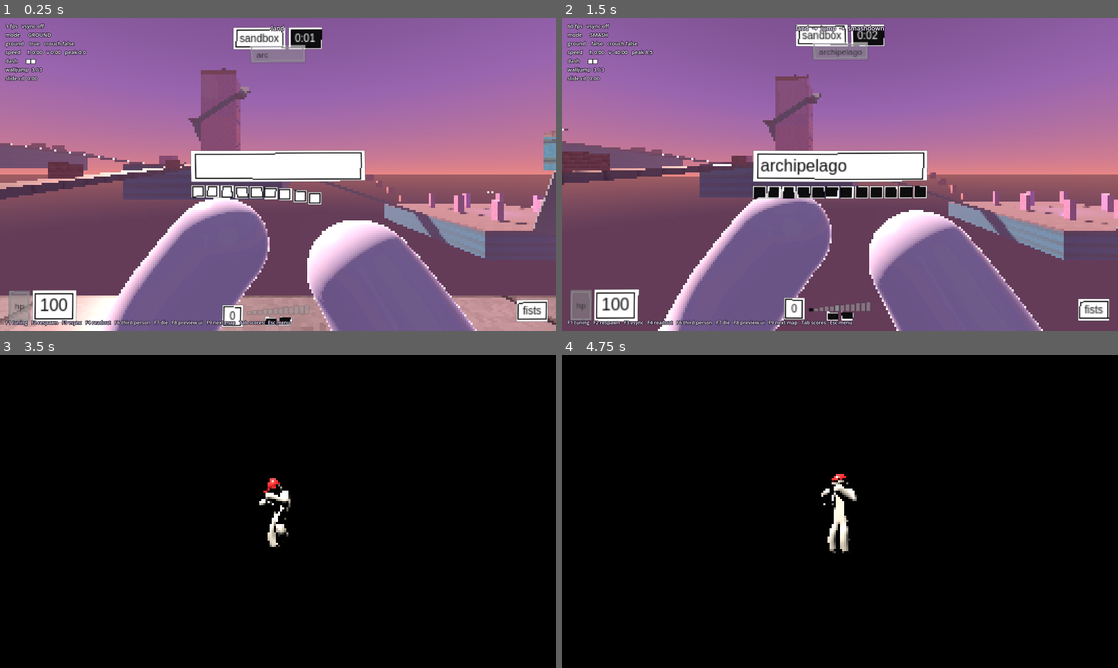
Above: before the commit, frames 1-4 (two rows, left to right).
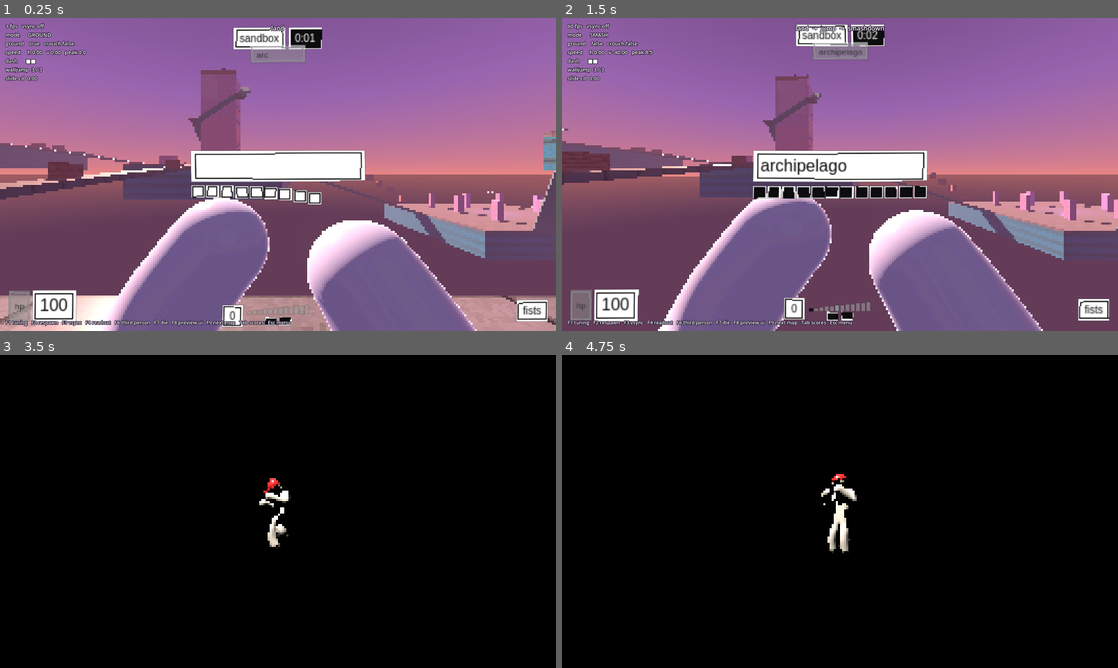
Above: after the commit, the same moments.

Repository: shrimpsooup2/xpl
Game: Godot game, scene res://scenes/maps/archipelago.tscn
The game is run twice, just before and just after one commit, with the same random seed, the same clock (stepped at 60 frames per second) and the same inputs. This scene is started directly instead of the project's main scene.
Inputs (mouse positions are in pixels of both pictures, inside the frame that each line leads up to):
- Up to frame 1 (0.25 s): no input
- Up to frame 2 (1.5 s): tap Enter at 0.5 s; move the mouse to (867, 174) at 0.52 s; hold Right mouse button (alt_fire) 0.53-1.28 s; hold W (move_forward) from 0.53 s (still down); click (867, 174) at 0.67 s; tap Space (jump) at 0.77 s; move the mouse to (812, 174) at 1.27 s; tap Ctrl (crouch) at 1.35 s
- Up to frame 3 (3.5 s): keep holding W (move_forward); tap Space (jump) at 1.52, 3.02 s; move the mouse to (289, 505) at 2.02 s; hold Shift (dash) 2.03-2.78 s; move the mouse to (272, 517) at 2.77 s; click (272, 517) at 2.85 s
- Up to frame 4 (4.75 s): keep holding W (move_forward); move the mouse to (878, 514) at 3.52 s; hold E (interact) 3.53-4.28 s; tap Space (jump) at 3.77, 4.52 s; tap Escape (ui_cancel) at 4.15 s; move the mouse to (795, 508) at 4.27 s; tap Tab (scoreboard) at 4.35 s

The runs differ from the first frame. In frame 1, 0.1% of the frame differs, in the area x 7-95%, y 23-72%; in frame 2, 0.1%, in the area x 1-99%, y 24-72%; in frame 3, less than 0.1%; in frame 4, less than 0.1%.

Commit message:
Graphics settings to trade looks for speed
The video tab gets a quality preset (low / medium / high, or custom) and
each setting on its own: shadows (off / low / high), extra lamps, detail,
effects and bloom. Graphics applies them to the loaded level (every level
does as it loads) and they're saved with the other settings.

Also: Settings.reload() never ran. The name reached the script's built-in
Script.reload() instead, which only looked like a reset because it
recompiled the script; it's Settings.forget() now.

Co-Authored-By: Claude Opus 5.5 <noreply@anthropic.com>
Claude-Session: https://claude.ai/code/session_01Tj9HxZHYVTVMQ6X4MXNMBu

Diff:
--- a/src/ui/game_ui.gd
+++ b/src/ui/game_ui.gd
@@ -43,6 +43,8 @@
 
 
 func _ready() -> void:
+	# The graphics settings, on this level (once it's all in).
+	Graphics.apply.call_deferred(get_tree(), get_parent())
 	var sharp := CanvasLayer.new()
 	sharp.name = "CrosshairLayer"
 	sharp.layer = 3
--- a/src/ui/settings.gd
+++ b/src/ui/settings.gd
@@ -2,7 +2,8 @@
 extends RefCounted
 ## Your settings, kept between sessions in user://settings.cfg: the view
 ## (ViewSettings: mouse, camera, look), the window, vsync, the frame cap,
-## the volume, and your keys. Only what you've changed from the defaults is
+## the graphics (Graphics: shadows, lamps, detail, effects, bloom), the
+## volume, and your keys. Only what you've changed from the defaults is
 ## saved, so a default tuned later still reaches you. The settings page
 ## (SettingsMenu) and the F1 tuning panel both edit it.
 
@@ -77,6 +78,9 @@
 	if cfg.has_section_key("display", "fps_cap"):
 		set_fps_cap(int(cfg.get_value("display", "fps_cap")), false)
 	set_volume(float(cfg.get_value("audio", "volume", 1.0)), false)
+	Graphics.shadows = clampi(int(cfg.get_value("graphics", "shadows", Graphics.Shadows.HIGH)), 0, Graphics.Shadows.HIGH) as Graphics.Shadows
+	for key: String in GRAPHICS_TOGGLES:
+		Graphics.set_toggle(key, cfg.get_value("graphics", key, true) == true)
 	for action: StringName in ACTIONS:
 		if cfg.has_section_key("keys", action):
 			var events: Array[InputEvent] = []
@@ -89,10 +93,11 @@
 
 ## Forgets what's been read and applied (tests, after pointing `path`
 ## somewhere else).
-static func reload() -> void:
+static func forget() -> void:
 	_view = null
 	_applied = false
 	_volume = 1.0
+	set_graphics_preset("high", false)
 
 
 # --- View -------------------------------------------------------------------------
@@ -187,6 +192,50 @@
 	AudioServer.set_bus_mute(0, _volume <= 0.0)
 	if save:
 		_save_value("audio", "volume", _volume)
+
+
+# --- Graphics ---------------------------------------------------------------------
+
+## The on/off graphics settings, by their names in Graphics.
+const GRAPHICS_TOGGLES := ["extra_lamps", "detail", "effects", "bloom"]
+
+
+static func set_shadows(quality: Graphics.Shadows, save := true) -> void:
+	Graphics.shadows = clampi(quality, 0, Graphics.Shadows.HIGH) as Graphics.Shadows
+	_graphics_changed()
+	if save:
+		_save_value("graphics", "shadows", int(Graphics.shadows))
+
+
+## One of GRAPHICS_TOGGLES on or off.
+static func set_graphics(key: String, on: bool, save := true) -> void:
+	if not key in GRAPHICS_TOGGLES:
+		return
+	Graphics.set_toggle(key, on)
+	_graphics_changed()
+	if save:
+		_save_value("graphics", key, on)
+
+
+## Every graphics setting at once, from Graphics.PRESETS.
+static func set_graphics_preset(name: String, save := true) -> void:
+	var p: Array = Graphics.PRESETS.get(name, Graphics.PRESETS.high)
+	Graphics.shadows = p[0]
+	for i in GRAPHICS_TOGGLES.size():
+		Graphics.set_toggle(GRAPHICS_TOGGLES[i], p[i + 1])
+	_graphics_changed()
+	if save:
+		var cfg := _load()
+		cfg.set_value("graphics", "shadows", int(Graphics.shadows))
+		for key: String in GRAPHICS_TOGGLES:
+			cfg.set_value("graphics", key, Graphics.toggle(key))
+		cfg.save(path)
+
+
+static func _graphics_changed() -> void:
+	var tree := Engine.get_main_loop() as SceneTree
+	if tree:
+		Graphics.apply(tree)
 
 
 # --- Keys -------------------------------------------------------------------------
--- a/src/ui/settings_menu.gd
+++ b/src/ui/settings_menu.gd
@@ -20,6 +20,9 @@
 ## The 3D picture's height in pixels (0: the screen's own), and colours.
 const PIXELS := [180, 240, 270, 360, 480, 540, 720, 0]
 const COLOURS := [0, 64, 32, 16, 8]
+## The graphics presets (Graphics.PRESETS), and "custom" for a mix.
+const QUALITY := ["low", "medium", "high", "custom"]
+const SHADOW_NAMES := ["off", "low", "high"]
 ## The settings each tab's *defaults* puts back.
 const CONTROL_KEYS := ["sensitivity", "aim_sensitivity", "invert_y", "toggle_aim"]
 const VIDEO_KEYS := ["pixel_height", "color_levels"]
@@ -151,6 +154,7 @@
 			Settings.set_vsync(true)
 			Settings.set_fps_cap(0)
 			Settings.reset_view(VIDEO_KEYS)
+			Settings.set_graphics_preset("high")
 		"camera":
 			Settings.reset_view(CAMERA_KEYS)
 		_:
@@ -203,17 +207,37 @@
 	var fps_names: Array = Settings.FPS_CAPS.map(func(f: int) -> String: return "no cap" if f == 0 else str(f))
 	var pixel_names: Array = PIXELS.map(func(p: int) -> String: return "screen" if p == 0 else "%dp" % p)
 	var colour_names: Array = COLOURS.map(func(c: int) -> String: return "full" if c == 0 else "%d levels" % c)
+	var preset := Graphics.preset()
 	return _columns([
 		_row("window", _choice(WINDOW_NAMES, Settings.window_mode(), Settings.set_window_mode)),
 		_row("vsync", _choice(["off", "on"], 1 if Settings.vsync() else 0, func(i: int) -> void: Settings.set_vsync(i == 1))),
 		_row("frame cap", _choice(fps_names, maxi(Settings.FPS_CAPS.find(Settings.fps_cap()), 0),
 				func(i: int) -> void: Settings.set_fps_cap(Settings.FPS_CAPS[i]))),
-	], [
 		_row("pixels", _choice(pixel_names, maxi(PIXELS.find(view.pixel_height), 0),
 				func(i: int) -> void: _set_view("pixel_height", PIXELS[i]))),
 		_row("colours", _choice(colour_names, maxi(COLOURS.find(view.color_levels), 0),
 				func(i: int) -> void: _set_view("color_levels", COLOURS[i]))),
+	], [
+		# Quicker or prettier: a preset for them all, then each on its own.
+		_row("quality", _choice(QUALITY, QUALITY.find(preset) if preset != "" else QUALITY.size() - 1, func(i: int) -> void:
+			if QUALITY[i] != "custom":
+				Settings.set_graphics_preset(QUALITY[i])
+				show_tab(tab))),
+		_row("shadows", _choice(SHADOW_NAMES, Graphics.shadows, func(i: int) -> void:
+			Settings.set_shadows(i as Graphics.Shadows)
+			show_tab(tab))),
+		_row("extra lamps", _graphics_toggle("extra_lamps")),
+		_row("detail", _graphics_toggle("detail")),
+		_row("effects", _graphics_toggle("effects")),
+		_row("bloom", _graphics_toggle("bloom")),
 	])
+
+
+## [<] off/on [>] for one of the graphics settings (Graphics).
+func _graphics_toggle(key: String) -> HBoxContainer:
+	return _choice(["off", "on"], 1 if Graphics.toggle(key) else 0, func(i: int) -> void:
+		Settings.set_graphics(key, i == 1)
+		show_tab(tab))
 
 
 func _camera() -> Control:
--- /dev/null
+++ b/src/world/graphics.gd
@@ -0,0 +1,116 @@
+class_name Graphics
+extends RefCounted
+## The settings that trade looks for speed (the settings page's video tab,
+## saved by Settings): shadow quality, the extra lamps, small detail, moving
+## effects, and bloom. apply() puts them into effect on the level that's
+## loaded; every level applies them as it loads (GameUI).
+##
+## What they switch, in a dressed map (tools/deco_kit.gd):
+## - shadows: the moon's and the shadowed lamps' shadows, and how sharp.
+## - extra lamps: lamps in the "minor_lights" group (exit signs, tellies).
+## - detail: decor in the "decor_detail" group (pipes, props, signs).
+## - effects: "decor_effects" (water, beams, dust), animated surfaces
+##   (caustics, flickering tubes), held still when off.
+## - bloom: the environment's glow.
+
+enum Shadows { OFF, LOW, HIGH }
+
+static var shadows := Shadows.HIGH
+static var extra_lamps := true
+static var detail := true
+static var effects := true
+static var bloom := true
+
+const SHADOW_ATLAS := {Shadows.LOW: 1024, Shadows.HIGH: 4096}
+const POSITIONAL_ATLAS := {Shadows.LOW: 1024, Shadows.HIGH: 4096}
+
+
+## A preset: [shadows, extra lamps, detail, effects, bloom].
+const PRESETS := {
+	"low": [Shadows.OFF, false, false, false, false],
+	"medium": [Shadows.LOW, true, true, false, true],
+	"high": [Shadows.HIGH, true, true, true, true],
+}
+
+
+## One of the on/off settings by name ("extra_lamps", "detail", "effects",
+## "bloom").
+static func toggle(key: String) -> bool:
+	match key:
+		"extra_lamps":
+			return extra_lamps
+		"detail":
+			return detail
+		"effects":
+			return effects
+		"bloom":
+			return bloom
+	return false
+
+
+static func set_toggle(key: String, on: bool) -> void:
+	match key:
+		"extra_lamps":
+			extra_lamps = on
+		"detail":
+			detail = on
+		"effects":
+			effects = on
+		"bloom":
+			bloom = on
+
+
+## Which preset the settings match ("" for a mix).
+static func preset() -> String:
+	var now := [shadows, extra_lamps, detail, effects, bloom]
+	for name: String in PRESETS:
+		if PRESETS[name] == now:
+			return name
+	return ""
+
+
+## Puts the settings into effect on `scene` (the loaded level by default)
+## and for the shaders everywhere.
+static func apply(tree: SceneTree, scene: Node = null) -> void:
+	RenderingServer.global_shader_parameter_set(&"effects", 1.0 if effects else 0.0)
+	if shadows != Shadows.OFF:
+		RenderingServer.directional_shadow_atlas_set_size(SHADOW_ATLAS[shadows], true)
+		tree.root.positional_shadow_atlas_size = POSITIONAL_ATLAS[shadows]
+	if scene == null:
+		scene = tree.current_scene
+	if scene == null:
+		return
+	for light: Light3D in scene.find_children("*", "Light3D", true, false):
+		_light(light)
+	for n: Node in tree.get_nodes_in_group(&"decor_detail"):
+		(n as Node3D).visible = detail
+	for n: Node in tree.get_nodes_in_group(&"decor_effects"):
+		(n as Node3D).visible = effects
+		for p: CPUParticles3D in n.find_children("*", "CPUParticles3D", true, false):
+			p.emitting = effects
+	for env: WorldEnvironment in scene.find_children("*", "WorldEnvironment", true, false):
+		if env.environment:
+			if not env.has_meta(&"glow"):
+				env.set_meta(&"glow", env.environment.glow_enabled)
+			env.environment.glow_enabled = bloom and bool(env.get_meta(&"glow"))
+
+
+static func _light(light: Light3D) -> void:
+	# What the level set up is kept on the light, so each setting can go
+	# back to it.
+	if not light.has_meta(&"shadowed"):
+		light.set_meta(&"shadowed", light.shadow_enabled)
+		light.set_meta(&"cull_mask", light.light_cull_mask)
+	var was_shadowed: bool = light.get_meta(&"shadowed")
+	if light is DirectionalLight3D:
+		light.shadow_enabled = was_shadowed and shadows != Shadows.OFF
+	else:
+		light.shadow_enabled = was_shadowed and shadows == Shadows.HIGH
+	# A light that relies on its shadows to stay out of a room lights less
+	# without them (the moon, kept off the floor under the pool).
+	var mask: int = light.get_meta(&"cull_mask")
+	if not light.shadow_enabled and light.has_meta(&"cull_mask_unshadowed"):
+		mask = light.get_meta(&"cull_mask_unshadowed")
+	light.light_cull_mask = mask
+	if light.is_in_group(&"minor_lights"):
+		light.visible = extra_lamps
--- a/tests/run_tests.gd
+++ b/tests/run_tests.gd
@@ -25,7 +25,7 @@
 func _run_all() -> void:
 	Settings.path = TEST_SETTINGS
 	DirAccess.remove_absolute(ProjectSettings.globalize_path(TEST_SETTINGS))
-	Settings.reload()
+	Settings.forget()
 	var failures: PackedStringArray = []
 	var checks := 0
 	var count := 0
--- a/tests/ui_tests.gd
+++ b/tests/ui_tests.gd
@@ -215,7 +215,7 @@
 func fresh_settings() -> void:
 	DirAccess.remove_absolute(ProjectSettings.globalize_path(Settings.path))
 	InputMap.load_from_project_settings()
-	Settings.reload()
+	Settings.forget()
 
 
 func saved() -> ConfigFile:
@@ -242,7 +242,7 @@
 	var cfg := saved()
 	check(cfg.get_section_keys("view").size() == 2 and cfg.get_value("view", "fov_horizontal") == 110.0,
 			"only the two changed are saved (%s)" % cfg.get_section_keys("view"))
-	Settings.reload()
+	Settings.forget()
 	check(Settings.view().fov_horizontal == 110.0 and Settings.view().impact_frames, "and read back next time")
 	Settings.reset_view(["fov_horizontal"])
 	check(not saved().has_section_key("view", "fov_horizontal") and Settings.view().fov_horizontal == Settings.defaults().fov_horizontal,
@@ -253,7 +253,7 @@
 	cfg.set_value("view", "no_such_setting", 3)
 	cfg.set_value("view", "sensitivity", 2)
 	cfg.save(Settings.path)
-	Settings.reload()
+	Settings.forget()
 	check(Settings.view().fov_horizontal == Settings.defaults().fov_horizontal and Settings.view().sensitivity == 2.0,
 			"wrong types and unknown names are skipped; a whole number is fine for a decimal")
 	fresh_settings()
@@ -275,7 +275,7 @@
 	check(saved().get_value("keys", "dash")[0] == "key:%d" % KEY_F, "saved as the physical key")
 	# Next run: the saved keys come back.
 	InputMap.load_from_project_settings()
-	Settings.reload()
+	Settings.forget()
 	Settings.apply_saved()
 	check(InputMap.action_has_event(&"dash", key(KEY_F)) and not InputMap.action_has_event(&"jump", key(KEY_F)),
 			"read back and put into effect")
@@ -293,11 +293,32 @@
 	Settings.set_volume(0.0)
 	check(AudioServer.is_bus_mute(0), "silent at 0")
 	Engine.max_fps = 0
-	Settings.reload()
+	Settings.forget()
 	Settings.apply_saved()
 	check(Engine.max_fps == 144 and AudioServer.is_bus_mute(0), "put back into effect next run")
 	Settings.set_fps_cap(0)
 	Settings.set_volume(1.0)
+	fresh_settings()
+
+
+
+func test_graphics_settings_save_and_the_presets_set_them_all() -> void:
+	fresh_settings()
+	check(Graphics.preset() == "high", "out of the box: high")
+	Settings.set_graphics_preset("low")
+	check(Graphics.shadows == Graphics.Shadows.OFF and not Graphics.extra_lamps and not Graphics.detail
+			and not Graphics.effects and not Graphics.bloom, "low turns it all down")
+	Settings.set_graphics("bloom", true)
+	check(Graphics.bloom and Graphics.preset() == "", "one changed on its own: a custom mix")
+	Settings.set_shadows(Graphics.Shadows.LOW)
+	var cfg := saved()
+	check(int(cfg.get_value("graphics", "shadows")) == Graphics.Shadows.LOW and cfg.get_value("graphics", "bloom") == true
+			and cfg.get_value("graphics", "detail") == false, "saved as they change")
+	Settings.forget()
+	check(Graphics.preset() == "high", "(reloaded: the defaults again)")
+	Settings.apply_saved()
+	check(Graphics.shadows == Graphics.Shadows.LOW and Graphics.bloom and not Graphics.detail, "and read back next time")
+	Settings.set_graphics_preset("high")
 	fresh_settings()
 
 
Not shown, added: src/world/graphics.gd.uid
